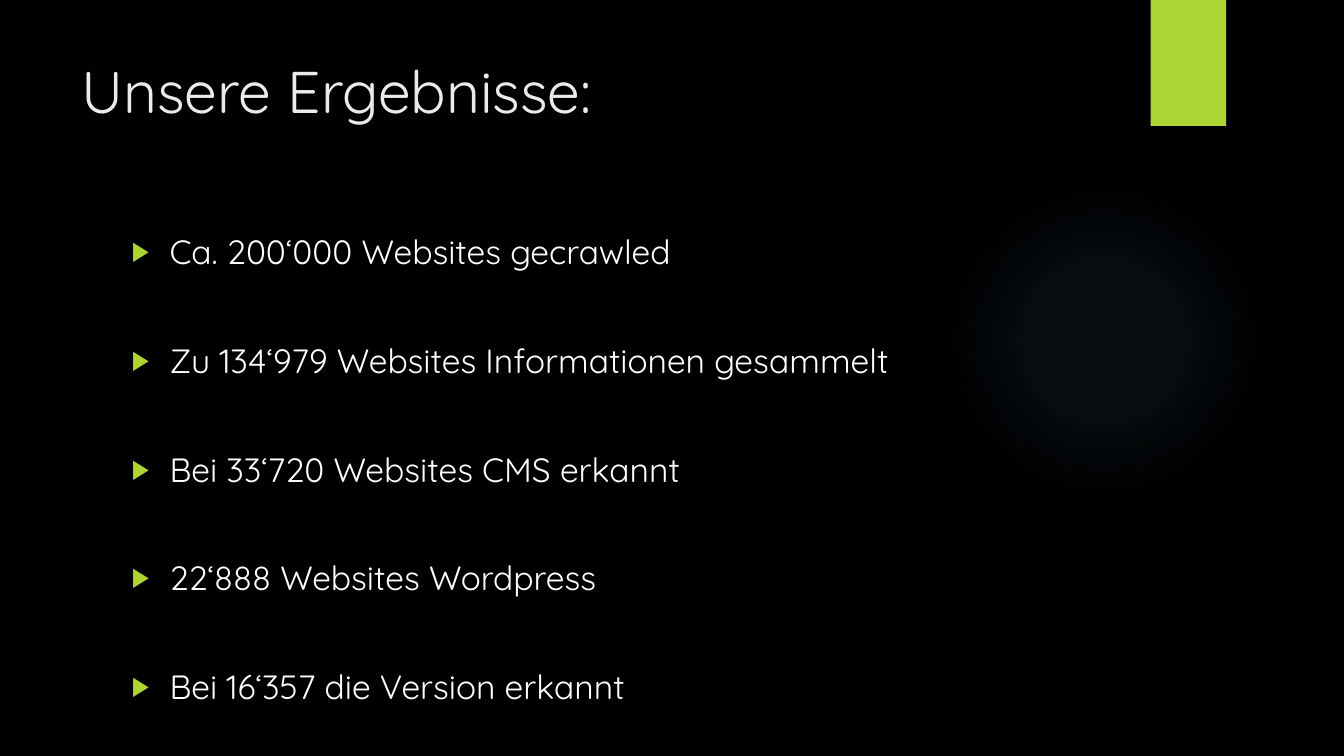
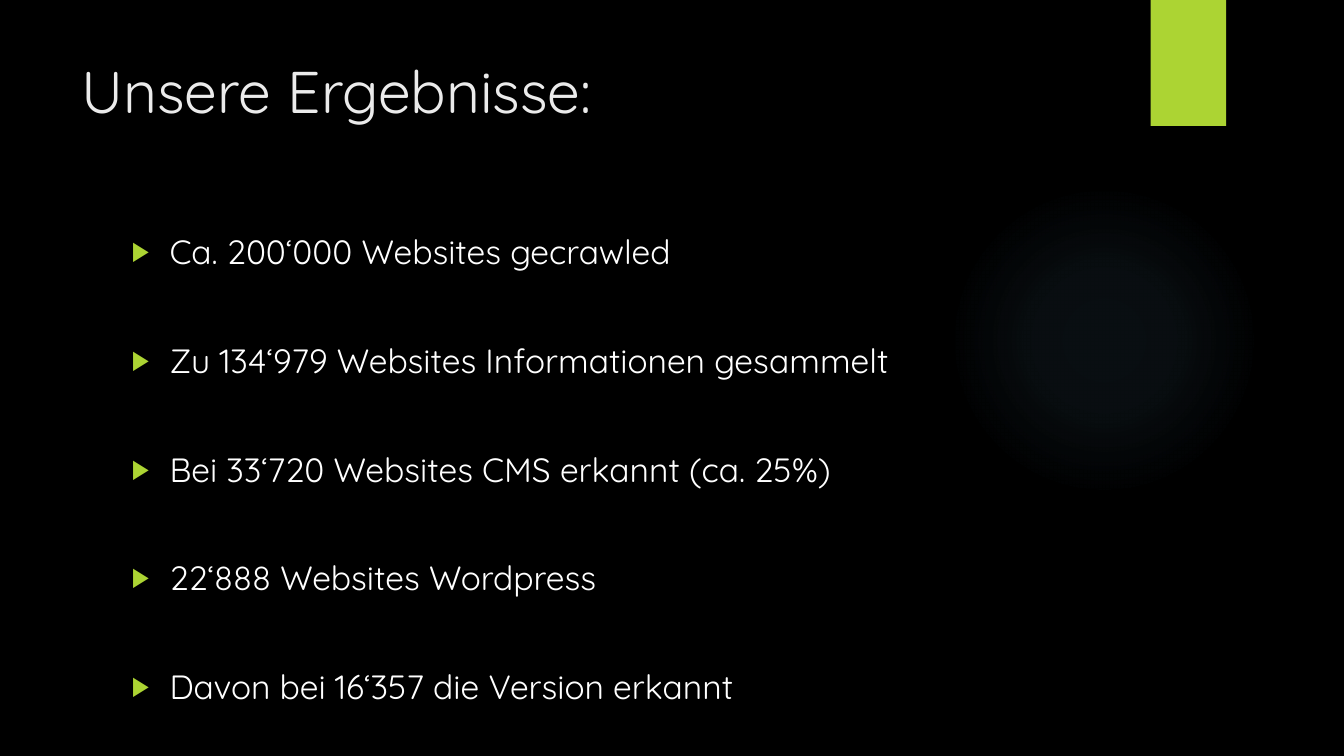
Before and after one commit to Tiim/Unibas-HS19-Internet-and-Secutity-project-webcrawler, a slide deck: slide 7 of Präsentation/Web Crawling.pptx. Drawn at 1344x756 pixels with LibreOffice and Linux fonts; fonts in the diff are those of the drawing; background and template pictures are left out. Boxes give left, top, right and bottom in pixels: in the first picture for what was removed or moved away, otherwise in the second. Text is boxed around its words. In the diff, an @@ line names an element or a change of style, - is before the commit and + after.

Commit message:
fixed some typos

```diff
--- a/Präsentation/Web Crawling.pptx
+++ b/Präsentation/Web Crawling.pptx
@@ text at [170, 457, 830, 489]: text changed @@
-▶ Bei 33‘720 Websites CMS erkannt
+▶ Bei 33‘720 Websites CMS erkannt (ca. 25%)
@@ text at [170, 674, 733, 700]: text changed @@
-▶ Bei 16‘357 die Version erkannt
+▶ Davon bei 16‘357 die Version erkannt
```
Also in this commit, not shown: 2 other slides changed, 1 slide added.
